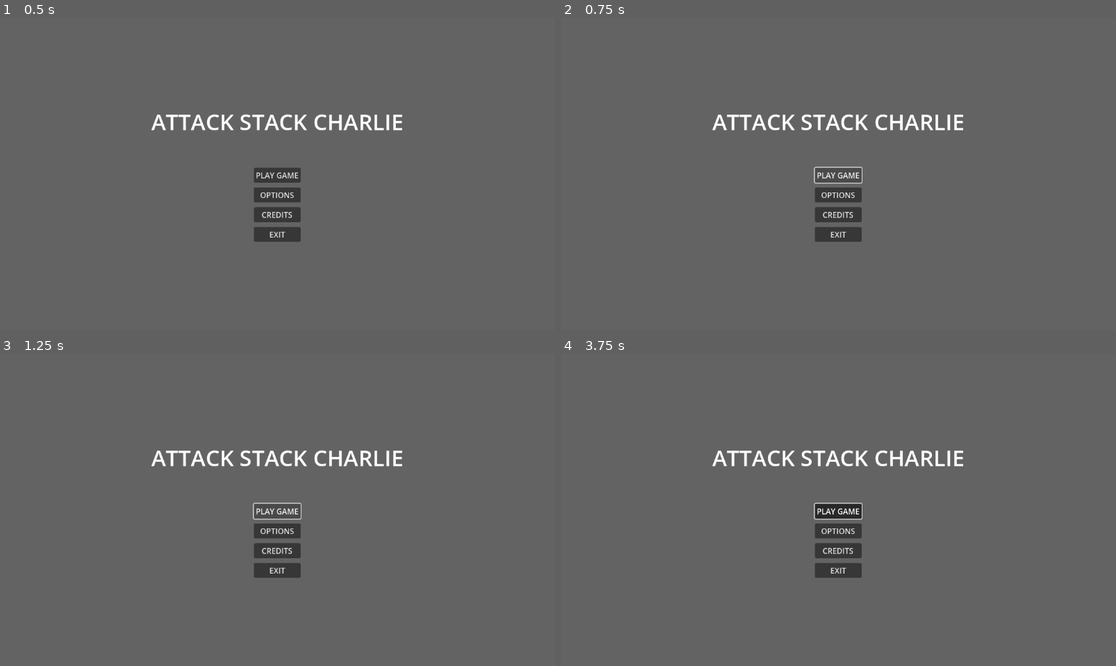
Above: before the commit, frames 1-4 (two rows, left to right).
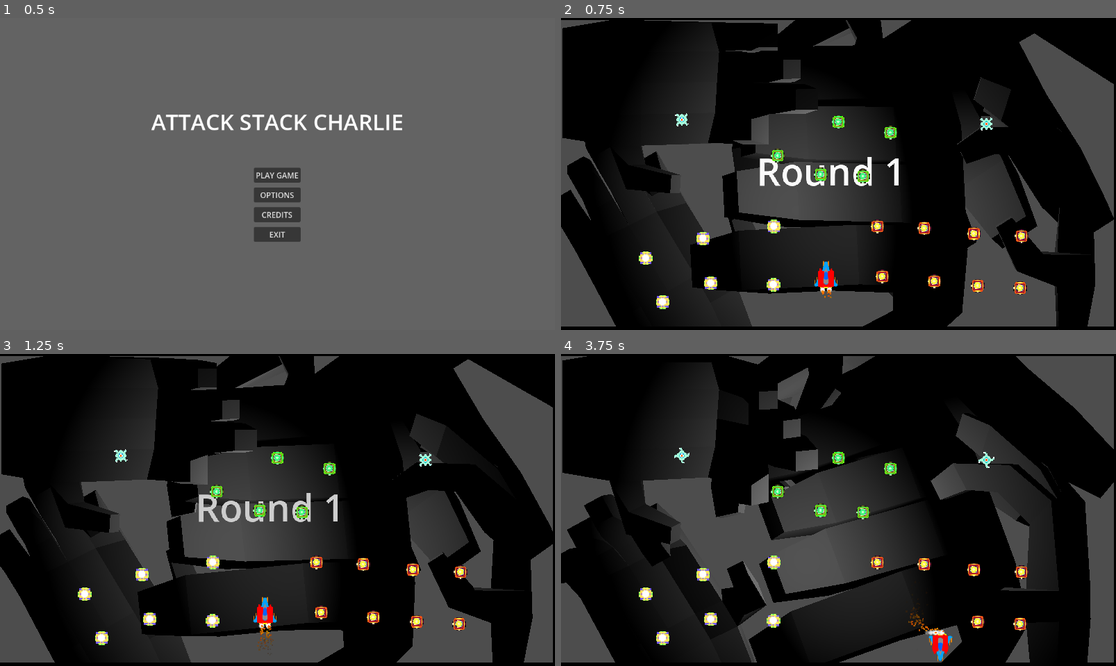
Above: after the commit, the same moments.

Repository: gamkedo-la/AttackStackCharlie
Game: Godot game, scene res://UI/MainMenu/main_menu.tscn
Same seed, same stepped clock (60 frames per second), same inputs: the game is played once before the commit and once after it.
Inputs (mouse positions are in pixels of both pictures, inside the frame that each line leads up to):
- Up to frame 1 (0.5 s): no input
- Up to frame 2 (0.75 s): click "PLAY GAME" at 0.5 s
- Up to frame 3 (1.25 s): no input
- Up to frame 4 (3.75 s): click (838, 510) at 1.25 s, where only the run before the commit has a clickable "PLAY GAME"; hold D (move right) 2.03-2.78 s; hold Space (shoot) 2.03-2.78 s; hold S (move down) 2.78-3.53 s; tap Space (shoot) at 2.85 s; hold D (move right) from 3.53 s (still down); hold Space (shoot) from 3.53 s (still down)

Frame 1 is identical in both runs. In frame 2, 80% of the frame differs, in the area x 0-100%, y 0-100%; in frame 3, 80%; in frame 4, 82%.

Commit message:
Main menu play button goes to first level

Diff:
--- /dev/null
+++ b/UI/MainMenu/PlayGameBTN.gd
@@ -0,0 +1,15 @@
+extends Button
+
+
+# Called when the node enters the scene tree for the first time.
+func _ready():
+	pass # Replace with function body.
+
+
+# Called every frame. 'delta' is the elapsed time since the previous frame.
+func _process(delta):
+	pass
+
+
+func _on_pressed():
+	SceneManager.SwitchScene("MainPlay")
--- a/UI/MainMenu/main_menu.tscn
+++ b/UI/MainMenu/main_menu.tscn
@@ -1,4 +1,6 @@
-[gd_scene format=3 uid="uid://dhjlg4dmbxqom"]
+[gd_scene load_steps=2 format=3 uid="uid://dhjlg4dmbxqom"]
+
+[ext_resource type="Script" path="res://UI/MainMenu/PlayGameBTN.gd" id="1_rummk"]
 
 [node name="MainMenu" type="Control"]
 layout_mode = 3
@@ -48,6 +50,7 @@
 [node name="PlayGameBTN" type="Button" parent="BoxContainer/VBoxContainer"]
 layout_mode = 2
 text = "PLAY GAME"
+script = ExtResource("1_rummk")
 
 [node name="OptionsBTN" type="Button" parent="BoxContainer/VBoxContainer"]
 layout_mode = 2
@@ -60,3 +63,5 @@
 [node name="ExitBTN" type="Button" parent="BoxContainer/VBoxContainer"]
 layout_mode = 2
 text = "EXIT"
+
+[connection signal="pressed" from="BoxContainer/VBoxContainer/PlayGameBTN" to="BoxContainer/VBoxContainer/PlayGameBTN" method="_on_pressed"]
